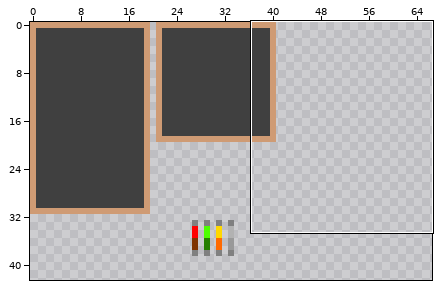
One commit to this sprite sheet: platforming/resources/ui.png. Above, an overview of the earlier version with the close-up marked.
Close-up. Old version:
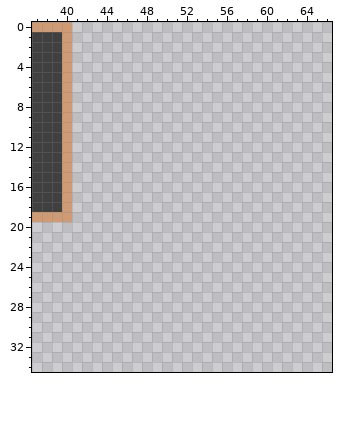
The file is 128x128 pixels. Shown: x 37..66, y 0..34. The wide view leaves out empty margins.
After:
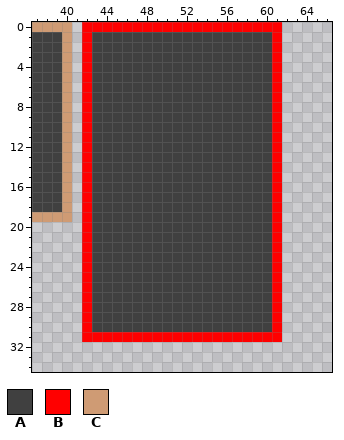
Palette (. is transparent): A #404040  B #ff0000  C #cf9b74
Diff:
y 0: x 42..61 .................... -> BBBBBBBBBBBBBBBBBBBB
y 1..30: x 42..61 .................... -> BAAAAAAAAAAAAAAAAAAB
y 31: x 42..61 .................... -> BBBBBBBBBBBBBBBBBBBB
Where, in picture pixels (left, top, right, bottom), the same in both close-ups:
added: (82, 22, 282, 342)
